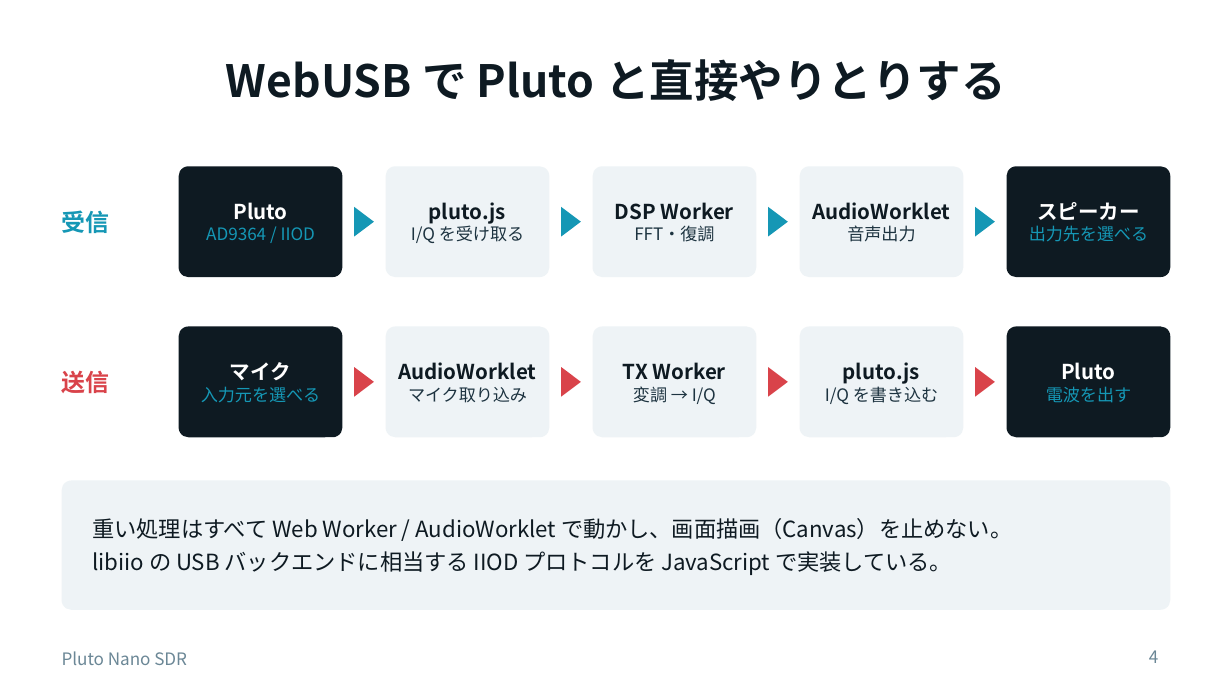
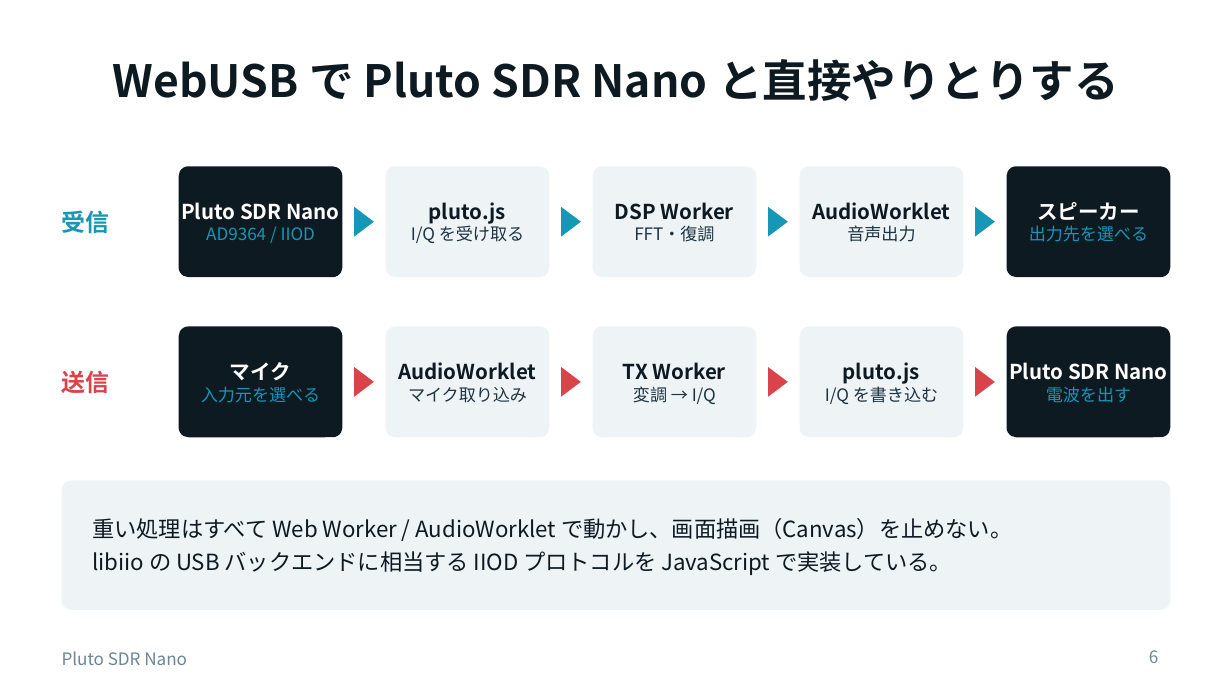
Before and after one commit to pokibon3/PlutoNano, a slide deck: slide 6 of docs/PlutoNano_presentation.pptx (slide 4 before the commit). Drawn at 1232x693 pixels with LibreOffice and Linux fonts; fonts in the diff are those of the drawing. Boxes give left, top, right and bottom in pixels: in the first picture for what was removed or moved away, otherwise in the second. Text is boxed around its words. In the diff, an @@ line names an element or a change of style, - is before the commit and + after.

```diff
--- a/docs/PlutoNano_presentation.pptx
+++ b/docs/PlutoNano_presentation.pptx
@@ title at [113,59,1119,101]: text changed @@
-WebUSB で Pluto と直接やりとりする
+WebUSB で Pluto SDR Nano と直接やりとりする
@@ text at [181,202,339,220]: text changed @@
-Pluto
+Pluto SDR Nano
@@ text at [1009,362,1167,380]: text changed @@
-Pluto
+Pluto SDR Nano
@@ text at [62,651,187,665]: text changed @@
-Pluto Nano SDR
+Pluto SDR Nano
@@ page number at [1149,650,1159,663]: text changed @@
-4
+6
```
Also in this commit, not shown: 8 other slides changed, 2 slides added, 11 other files.
